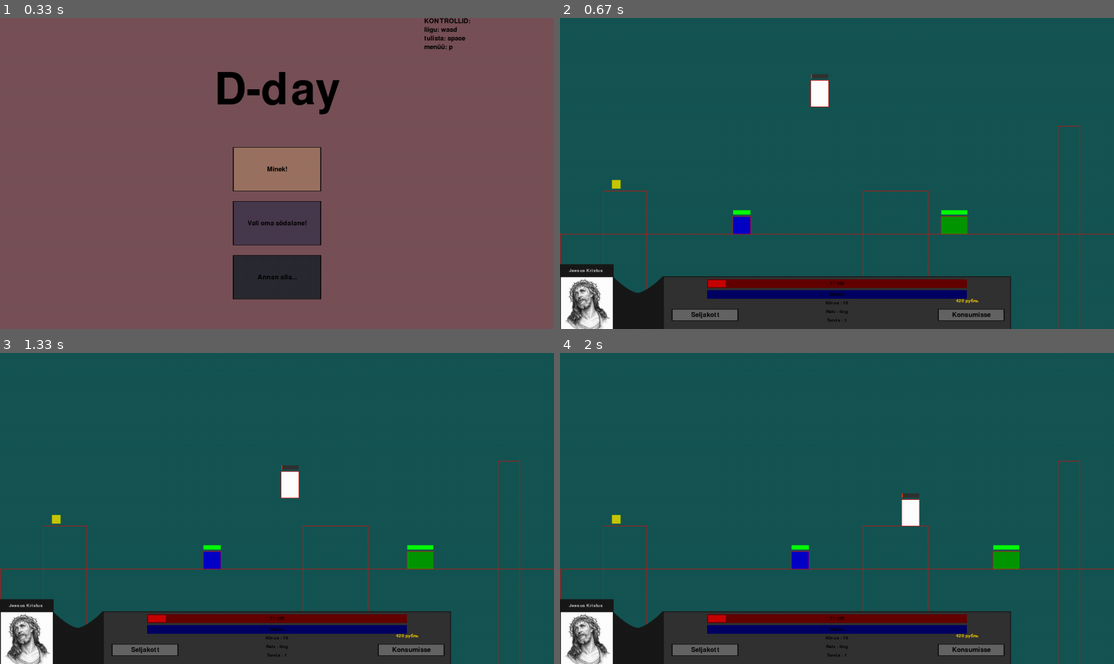
Above: before the commit, frames 1-4 (two rows, left to right).
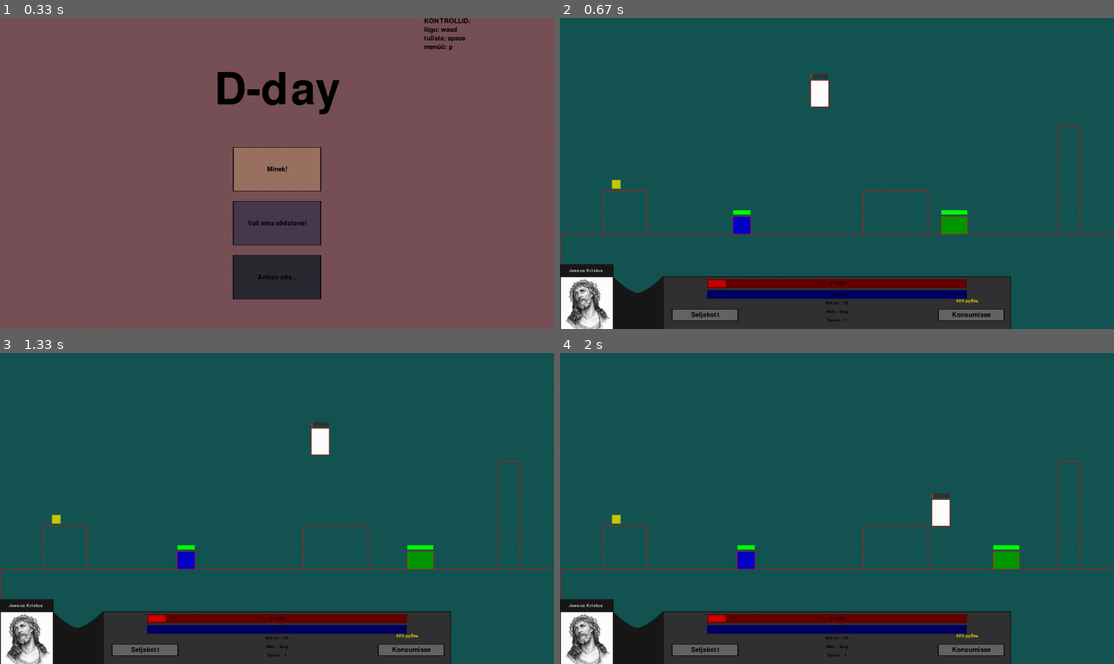
Above: after the commit, the same moments.

Repository: KarupoegPuhh/2020-projekt
Game: pygame game, started from MAIN.py
The game is run twice, just before and just after one commit, with the same random seed, the same clock (stepped at 60 frames per second) and the same inputs.
Inputs:
- Up to frame 1 (0.33 s): no input
- Up to frame 2 (0.67 s): click "Minek!" at 0.38 s
- Up to frame 3 (1.33 s): hold D 0.67-1.13 s; hold W from 1.17 s (still down)
- Up to frame 4 (2 s): release W at 1.47 s; hold D 1.5-1.97 s

Frame 1 is identical in both runs. In frame 2, 0.2% of the frame differs, in the area x 7-94%, y 69-100%; in frame 3, 1.4%, in the area x 7-94%, y 22-100%; in frame 4, 1.4%.

Commit message:
2dplatformid

Diff:
--- a/ekraanid.py
+++ b/ekraanid.py
@@ -6,8 +6,8 @@
 def screenide_loomine():
     return {
         -1:[],
-        0:[Põrand(100,200,400),Põrand(700,850,400),Põrand(750+400,800+400,250)],
-        1:[Põrand(10+400,800+400,250),Põrand(100,400,400),Põrand(700,720,600)],
+        0:[Põrand(100,200,400,500),Põrand(700,850,400,500),Põrand(750+400,800+400,250,500)],
+        1:[Põrand(410,800+400,250,500),Põrand(100,400,400,500),Põrand(700,720,600,500)],
         2:[]
         }
 
--- a/maailm.py
+++ b/maailm.py
@@ -139,7 +139,7 @@
     itemid_ekraanis = itemite_loomine()
 
     for scr in screenid:
-        põrand1 = Põrand(0,laius,500)
+        põrand1 = Põrand(0,laius,500,kõrgus)
         screenid[scr].append(põrand1)
 
 
@@ -193,7 +193,7 @@
                 #print(px+lai)
                 #print(px)
                 #print(i.x2)
-                y.append(i.y)
+                y.append(i.y1)
 
         if not y:
             mk = eelm_mk
@@ -216,6 +216,9 @@
             if x+lai+(v*dt) >= i.x1 and x+lai < i.x1 + 1 and not y < i.y - pikk: #not v*dt < (i.x1 - x - lai) or y < i.y - pikk:
                 return False
         return True
+
+    def collision(x,y,vel,plat):
+        pass
 
 
     def databar():
@@ -356,10 +359,10 @@
 
         if Tom.kontr:
             # TOM PAREMALE JA VASAKULE
-            if keys [pg.K_d] and pole_sein_p(dt, Tom.vel,Tom.x,Tom.y,Tom.laius,Tom.pikkus):
+            if keys [pg.K_d]: #and pole_sein_p(dt, Tom.vel,Tom.x,Tom.y,Tom.laius,Tom.pikkus):
                 Tom.x += Tom.vel*dt
                 Tom.vaatab = 1
-            if keys [pg.K_a] and pole_sein_v(dt, Tom.vel,Tom.x,Tom.y,Tom.laius,Tom.pikkus):
+            if keys [pg.K_a]: #and pole_sein_v(dt, Tom.vel,Tom.x,Tom.y,Tom.laius,Tom.pikkus):
                 Tom.x -= Tom.vel*dt
                 Tom.vaatab = -1
 
--- a/põrand.py
+++ b/põrand.py
@@ -2,13 +2,18 @@
 from pygame_init import *
 
 class Põrand:
-    def __init__(self,x1,x2,y):
-        self.y = y
+    def __init__(self,x1,x2,y1,y2):
         self.x1 = x1
         self.x2 = x2
+        self.y1 = y1
+        self.y2 = y2
+
 
     def draw(self):
-        pg.draw.line(aken, (255, 0, 0), (self.x1,self.y),(self.x2,self.y))
+        #ülemine äär
+        pg.draw.line(aken, (255, 0, 0), (self.x1,self.y1),(self.x2,self.y1))
+        #alumine äär
+        pg.draw.line(aken, (255, 0, 0), (self.x1,self.y2),(self.x2,self.y2))
         #seinad
-        pg.draw.line(aken, (255, 0, 0), (self.x1,self.y),(self.x1,kõrgus))
-        pg.draw.line(aken, (255, 0, 0), (self.x2,self.y),(self.x2,kõrgus))
+        pg.draw.line(aken, (255, 0, 0), (self.x1,self.y1),(self.x1,self.y2))
+        pg.draw.line(aken, (255, 0, 0), (self.x2,self.y1),(self.x2,self.y2))
